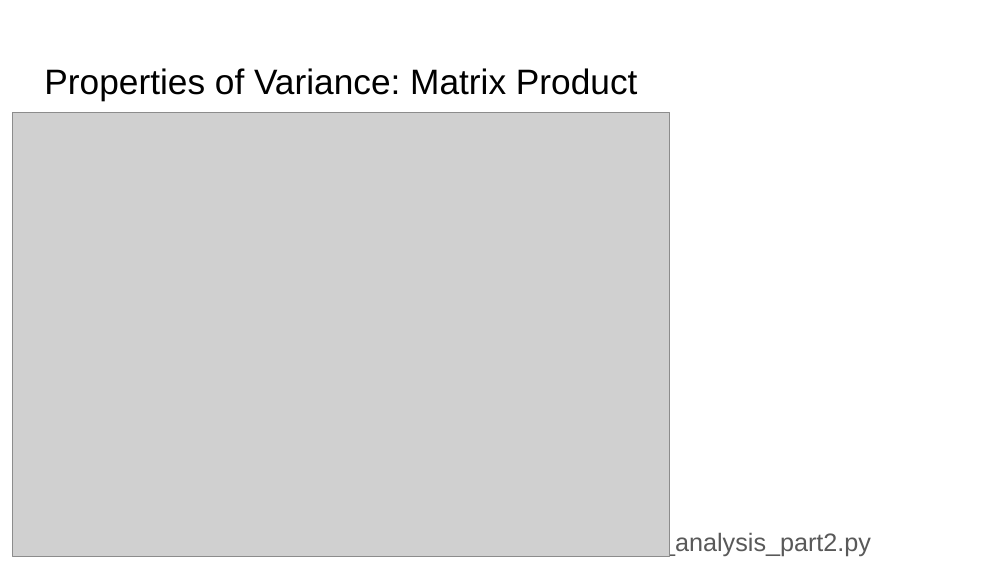
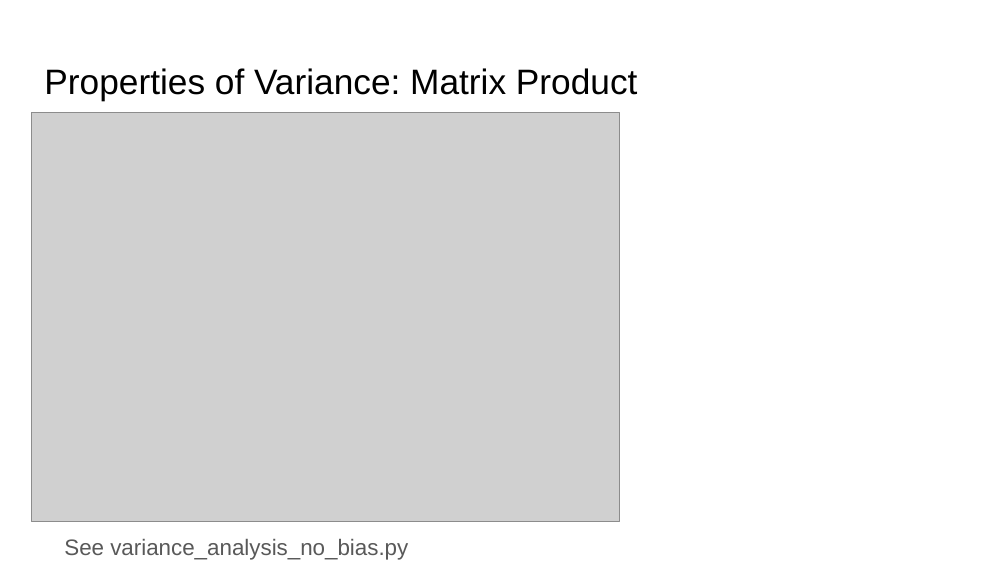
Before and after one commit to ankur6ue/deep-learning-course, a slide deck: slide 22 of Module 1/class_1.6/deep_learning_course_class_1.6.pptx. Drawn at 1008x567 pixels with LibreOffice and Linux fonts; fonts in the diff are those of the drawing; grey boxes stand for pictures. Boxes give left, top, right and bottom in pixels: in the first picture for what was removed or moved away, otherwise in the second. Text is boxed around its words. In the diff, an @@ line names an element or a change of style, - is before the commit and + after.

```diff
--- a/Module 1/class_1.6/deep_learning_course_class_1.6.pptx
+++ b/Module 1/class_1.6/deep_learning_course_class_1.6.pptx
@@ picture: place and size @@
-picture at (12, 112, 669, 556)
+picture at (31, 112, 619, 521)
@@ text at (64, 539, 408, 560): text changed; size 18 to 16 pt @@
-See variance_analysis_part2.py
+See variance_analysis_no_bias.py
```
Also in this commit, not shown: 5 other slides changed, 1 other file.
